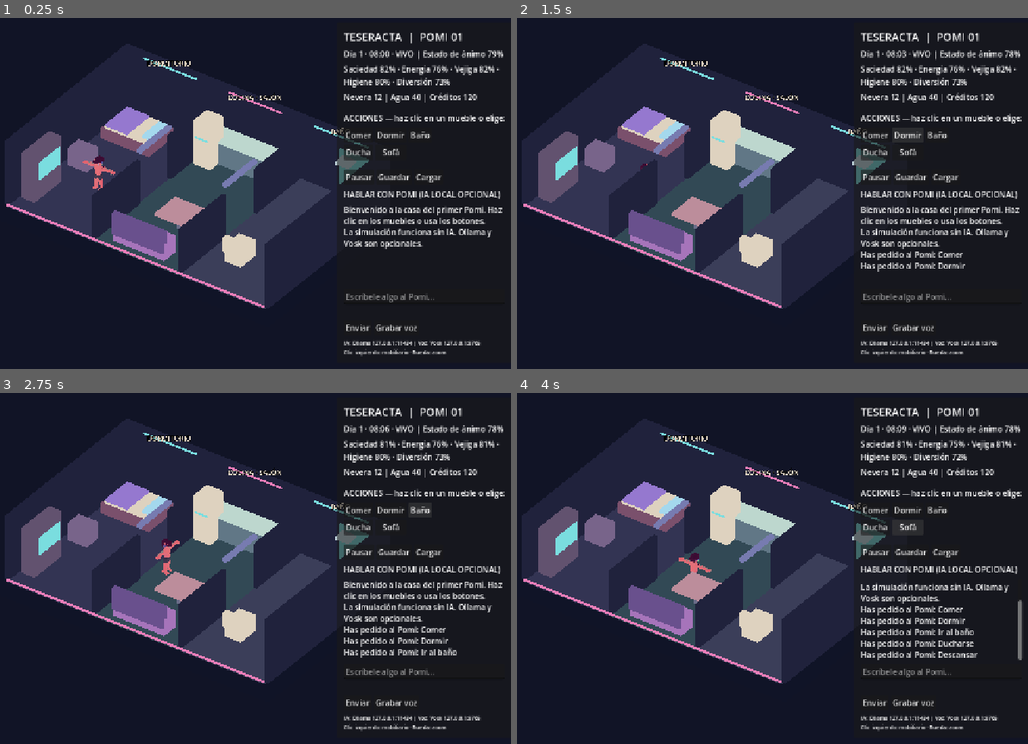
Above: before the commit, frames 1-4 (two rows, left to right).
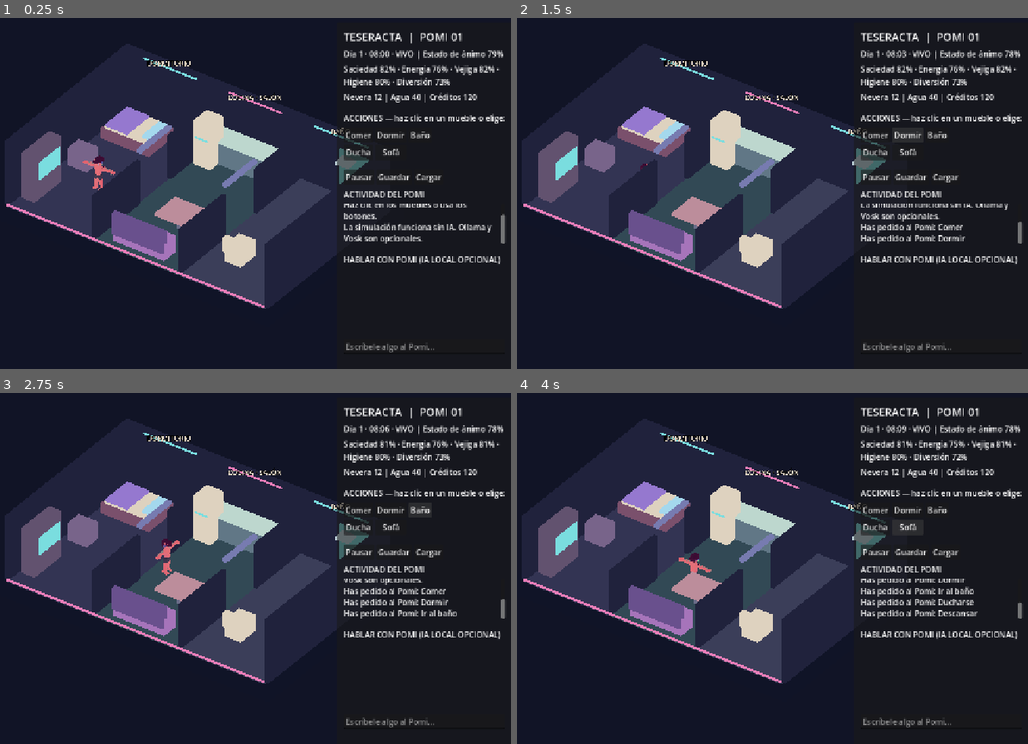
Above: after the commit, the same moments.

Repository: Aceitunillass/Teseracta
Game: Godot game, scene res://scenes/main.tscn
Two runs of this game, one before a commit and one after it. Both use one fixed random seed, a clock stepped at 60 frames per second and the inputs below.
Inputs:
- Up to frame 1 (0.25 s): no input
- Up to frame 2 (1.5 s): click "Comer" at 0.5 s; click "Dormir" at 1.25 s
- Up to frame 3 (2.75 s): click "Baño" at 2 s
- Up to frame 4 (4 s): click "Ducha" at 2.75 s; click "Sofá" at 3.5 s

The runs differ from the first frame. In frame 1, 3.6% of the frame differs, in the area x 67-99%, y 49-97%; in frame 2, 4.1%; in frame 3, 4.3%; in frame 4, 4.1%.

Commit message:
fix(ui): separate dialogue from simulation events and render streamed text literally

Diff:
--- a/scripts/main.gd
+++ b/scripts/main.gd
@@ -21,6 +21,7 @@
 var needs_label: Label
 var inventory_label: Label
 var log_view: RichTextLabel
+var event_view: RichTextLabel
 var chat_input: LineEdit
 var queue_status_label: Label
 var mic_button: Button
@@ -44,8 +45,8 @@
     voice.record_state_changed.connect(_on_recording_state)
     _build_ui()
     pomi.arrived.connect(_on_pomi_arrived)
-    _log("Bienvenido a la casa del primer Pomi. Haz clic en los muebles o usa los botones.")
-    _log("La simulación funciona sin IA. Ollama y Vosk son opcionales.")
+    _event("Bienvenido a la casa del primer Pomi. Haz clic en los muebles o usa los botones.")
+    _event("La simulación funciona sin IA. Ollama y Vosk son opcionales.")
     _refresh_status()
 
 func _build_scene() -> void:
@@ -134,6 +135,15 @@
     commands.add_child(pause_button)
     commands.add_child(_make_button("Guardar", _save_game))
     commands.add_child(_make_button("Cargar", _load_game))
+    var event_caption := Label.new()
+    event_caption.text = "ACTIVIDAD DEL POMI"
+    content.add_child(event_caption)
+    event_view = RichTextLabel.new()
+    event_view.fit_content = false
+    event_view.scroll_following = true
+    event_view.custom_minimum_size = Vector2(0, 82)
+    content.add_child(event_view)
+    content.add_child(HSeparator.new())
     var chat_caption := Label.new()
     chat_caption.text = "HABLAR CON POMI (IA LOCAL OPCIONAL)"
     content.add_child(chat_caption)
@@ -170,7 +180,7 @@
         dwell_time -= delta
         if dwell_time <= 0.0:
             var action_result: String = state.execute_action(busy_action)
-            _log("[Acción verificada] " + action_result)
+            _event("[Acción verificada] " + action_result)
             busy_action = ""
             idle_time = 3.5
     elif busy_action.is_empty() and not pomi.moving:
@@ -187,19 +197,19 @@
     if not home.interactables.has(action_name):
         return
     if action_name == "eat" and int(state.inventory["food"]) < 1:
-        _log("No queda comida. La simulación no puede inventar recursos.")
+        _event("No queda comida. La simulación no puede inventar recursos.")
         return
     if action_name == "shower" and int(state.inventory["water"]) < 1:
-        _log("No queda agua.")
+        _event("No queda agua.")
         return
     var target: Vector3 = home.interactables[action_name]["approach"]
     if not pomi.request_walk(target, action_name):
-        _log("Pomi no encontró camino hasta ese mueble.")
+        _event("Pomi no encontró camino hasta ese mueble.")
         return
     busy_action = action_name
     dwell_time = 999.0 # se empieza a contar al llegar
     if manual:
-        _log("Has pedido al Pomi: " + str(home.interactables[action_name]["title"]))
+        _event("Has pedido al Pomi: " + str(home.interactables[action_name]["title"]))
 
 func _on_pomi_arrived() -> void:
     if not busy_action.is_empty():
@@ -218,7 +228,13 @@
 
 func _log(message: String) -> void:
     if log_view:
-        log_view.append_text(message + "\n")
+        # add_text no interpreta etiquetas BBCode escritas por el jugador o el modelo.
+        log_view.add_text(message + "\n")
+
+
+func _event(message: String) -> void:
+    if event_view:
+        event_view.add_text(message + "\n")
 
 func _send_chat(text_value: String) -> void:
     var text_message := text_value.strip_edges()
@@ -271,14 +287,14 @@
     if log_view == null:
         return
     if not chat_stream_started:
-        log_view.append_text("Pomi: ")
+        log_view.add_text("Pomi: ")
         chat_stream_started = true
-    log_view.append_text(delta_text)
+    log_view.add_text(delta_text)
 
 
 func _on_ollama_answer(text_value: String) -> void:
     if chat_stream_started:
-        log_view.append_text("\n")
+        log_view.add_text("\n")
     else:
         _log("Pomi: " + text_value)
     chat_stream_started = false
@@ -288,7 +304,7 @@
 
 func _on_ollama_error(reason: String) -> void:
     if chat_stream_started and log_view:
-        log_view.append_text("\n")
+        log_view.add_text("\n")
     chat_stream_started = false
     _log("[IA no disponible] " + reason)
     call_deferred("_dispatch_queued_chat")
@@ -312,14 +328,14 @@
 
 
 func _on_ollama_stats(info: String) -> void:
-    _log("[Diagnóstico] " + info)
+    _event("[Diagnóstico] " + info)
 
 
 func _on_transcript(text_value: String) -> void:
     _send_chat(text_value)
 
 func _on_voice_error(reason: String) -> void:
-    _log("[Micrófono] " + reason)
+    _event("[Micrófono] " + reason)
 
 func _on_recording_state(active: bool) -> void:
     mic_button.text = "Detener" if active else "Grabar voz"
@@ -336,27 +352,27 @@
     data["conversation"] = ollama.export_history()
     var file := FileAccess.open("user://teseracta_save_v1.json", FileAccess.WRITE)
     if file == null:
-        _log("Error de guardado: %s" % FileAccess.get_open_error())
+        _event("Error de guardado: %s" % FileAccess.get_open_error())
         return
     file.store_string(JSON.stringify(data, "  "))
     file.close()
-    _log("Partida guardada en user://teseracta_save_v1.json")
+    _event("Partida guardada en user://teseracta_save_v1.json")
 
 func _load_game() -> void:
     var file := FileAccess.open("user://teseracta_save_v1.json", FileAccess.READ)
     if file == null:
-        _log("No se encontró ninguna partida guardada.")
+        _event("No se encontró ninguna partida guardada.")
         return
     var data: Variant = JSON.parse_string(file.get_as_text())
     if not (data is Dictionary) or not state.load_dict(data):
-        _log("El guardado no es válido o no es compatible.")
+        _event("El guardado no es válido o no es compatible.")
         return
     pomi.restore_position(data.get("pomi_position", []))
     ollama.load_history(data.get("conversation", []))
     busy_action = ""
     idle_time = 4.0
     _refresh_status()
-    _log("Partida cargada correctamente.")
+    _event("Partida cargada correctamente.")
 
 func _unhandled_input(event: InputEvent) -> void:
     if event is InputEventMouseButton and event.pressed:
